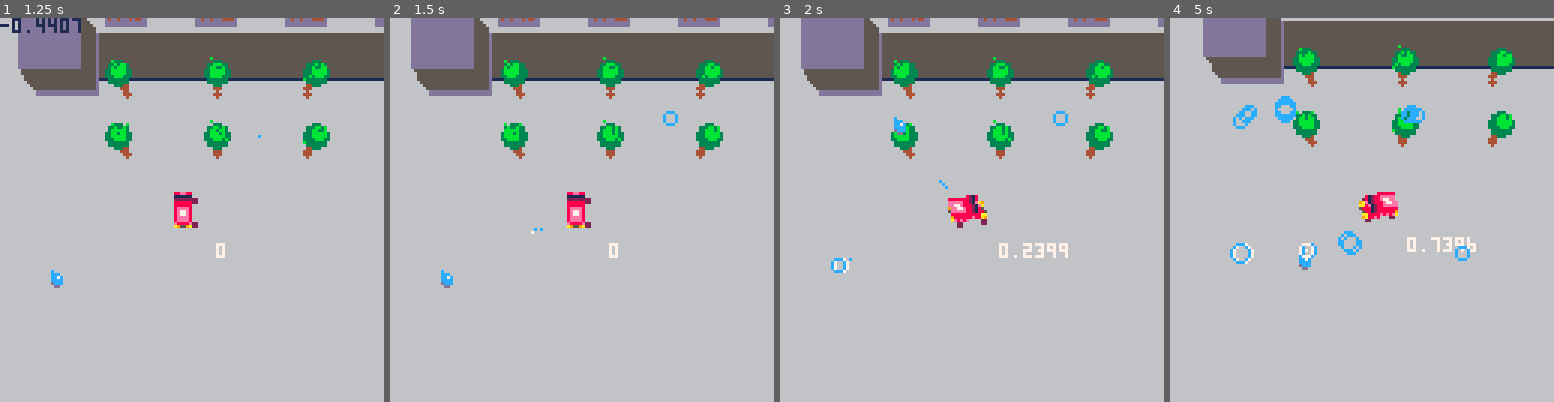
Above: before the commit, frames 1-4 (left to right).
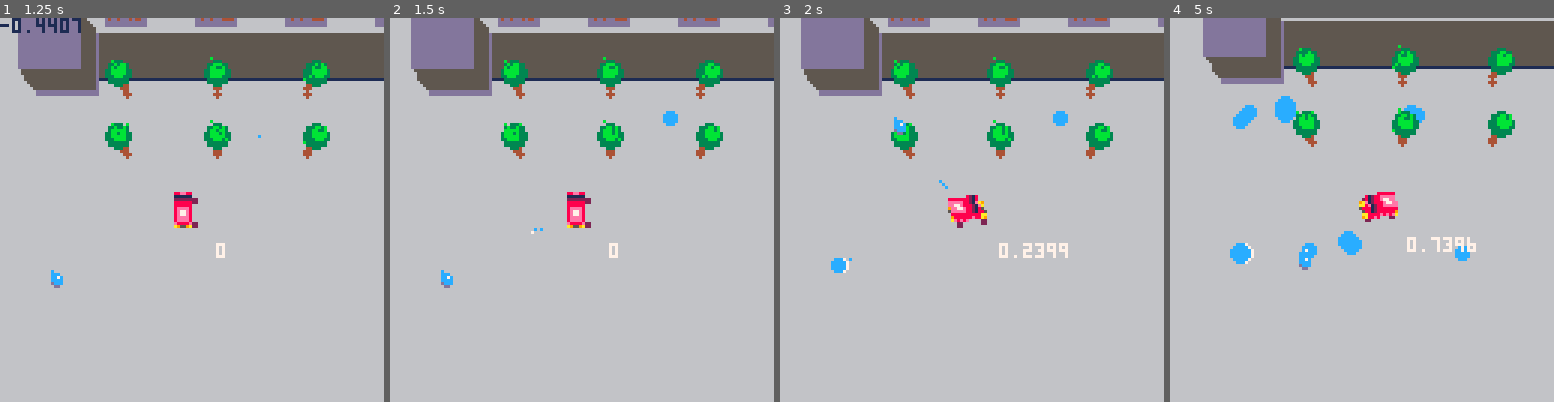
Above: after the commit, the same moments.

Repository: stephanvdwoerd/carts
Game: PICO-8 cartridge truck.p8
The game is run twice, just before and just after one commit, with the same random seed, the same clock (stepped at 60 frames per second) and the same inputs.
Inputs (mouse positions are in pixels of both pictures, inside the frame that each line leads up to):
- Up to frame 1 (1.25 s): tap X (X key) at 0.33, 1.07 s; click (280, 121) at 0.67 s; tap O (Z key) at 0.7 s; click (46, 267) at 1.22 s
- Up to frame 2 (1.5 s): no input
- Up to frame 3 (2 s): hold Right from 1.6 s (still down); tap O (Z key) at 1.7 s; click (887, 114) at 1.77 s; tap X (X key) at 1.85 s
- Up to frame 4 (5 s): release Right at 2.1 s; tap O (Z key) every 0.4 s from 2.1 to 4.9 s; hold Up 2.15-2.42 s; click (1342, 259) at 2.32 s; hold Right 2.47-3.03 s; click (1404, 106) at 2.87 s; tap X (X key) at 2.97, 4.08 s; hold Left 3.08-3.58 s; click (1465, 256) at 3.42 s; hold Down 3.63-3.97 s; click (1231, 102) at 3.97 s; hold Right 4.02-4.68 s; click (1292, 248) at 4.52 s; hold Up from 4.73 s (still down)

Frame 1 is identical in both runs. In frame 2, less than 0.1% of the frame differs, in the area x 71-75%, y 25-28%; in frame 3, 0.1%; in frame 4, 0.7%, in the area x 16-79%, y 22-64%.

Commit message:
truck splashes

Diff:
--- a/truck.p8
+++ b/truck.p8
@@ -224,6 +224,7 @@
  	cls(6)
  	map()
 
+	draw_update_splashes()
 -- drawpuffs()
 
 	 spr_r(0,truck.x-8,truck.y-8,truck.a*360,2,2)
@@ -413,18 +414,26 @@
 		end
 	end
 
+end
+
+
+function draw_update_splashes()
 	for splash in all(splashes) do
 		splash.r += .01
-		circ(splash.x,splash.y,splash.r,splash.c)
-
-		if splash.r > 4 then
+
+
+		if splash.r < 3.9 then
+			circfill(splash.x,splash.y,splash.r,splash.c)
+		else
+			circ(splash.x,splash.y,splash.r,splash.c)
+		end
+
+		if splash.r >= 4 then
 			del(splashes, splash)
 		end
 	end
-end
-
-
-
+
+end
 
 function makepuff(x1,y1)
 	add(puffs,{
